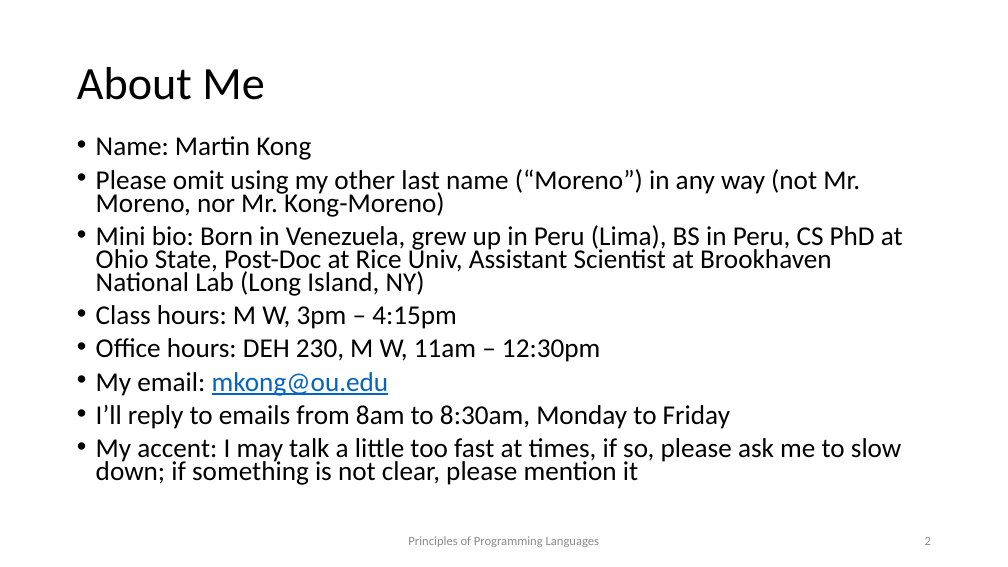
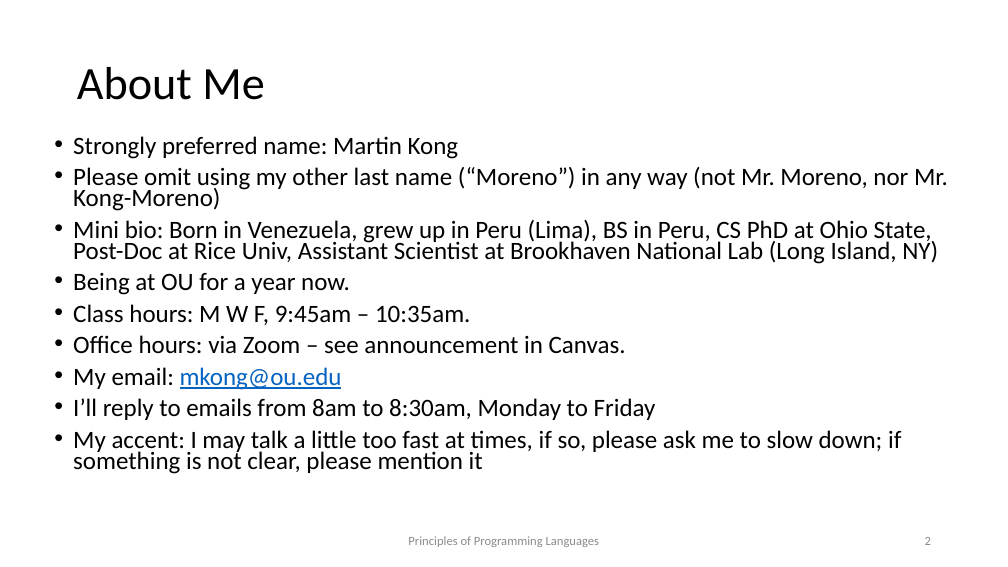
Before and after one commit to kongm/pl-design, a slide deck: slide 2 of C0-preliminaries.pptx. Drawn at 1008x567 pixels with LibreOffice and Linux fonts; fonts in the diff are those of the drawing. Boxes give left, top, right and bottom in pixels: in the first picture for what was removed or moved away, otherwise in the second. Text is boxed around its words. In the diff, an @@ line names an element or a change of style, - is before the commit and + after.

```diff
--- a/C0-preliminaries.pptx
+++ b/C0-preliminaries.pptx
@@ text "Strongly preferred name: Martin Kong": place and size @@
-text "Strongly preferred name: Martin Kong" at (96, 136, 903, 485)
+text "Strongly preferred name: Martin Kong" at (73, 136, 948, 474)
@@ text at (73, 136, 459, 159): text changed; size 25.9 to 23.8 pt @@
-• Name: Martin Kong
+• Strongly preferred name: Martin Kong
@@ text at (73, 167, 948, 474): size 25.9 to 23.8 pt in "Please omit using my other last name ...", "Mini bio: Born in Venezuela, grew up ...", "My email: mkong@ou.edu", "I’ll reply to emails from 8am to ..." and 1 more places @@
@@ text at (73, 273, 626, 354): text changed; size 25.9 to 23.8 pt @@
-• Class hours: M W, 3pm – 4:15pm
-• Office hours: DEH 230, M W, 11am – 12:30pm
+• Being at OU for a year now.
+• Class hours: M W F, 9:45am – 10:35am.
+• Office hours: via Zoom – see announcement in Canvas.
```
Also in this commit, not shown: 11 other slides changed, 1 slide added, 3 other files.
